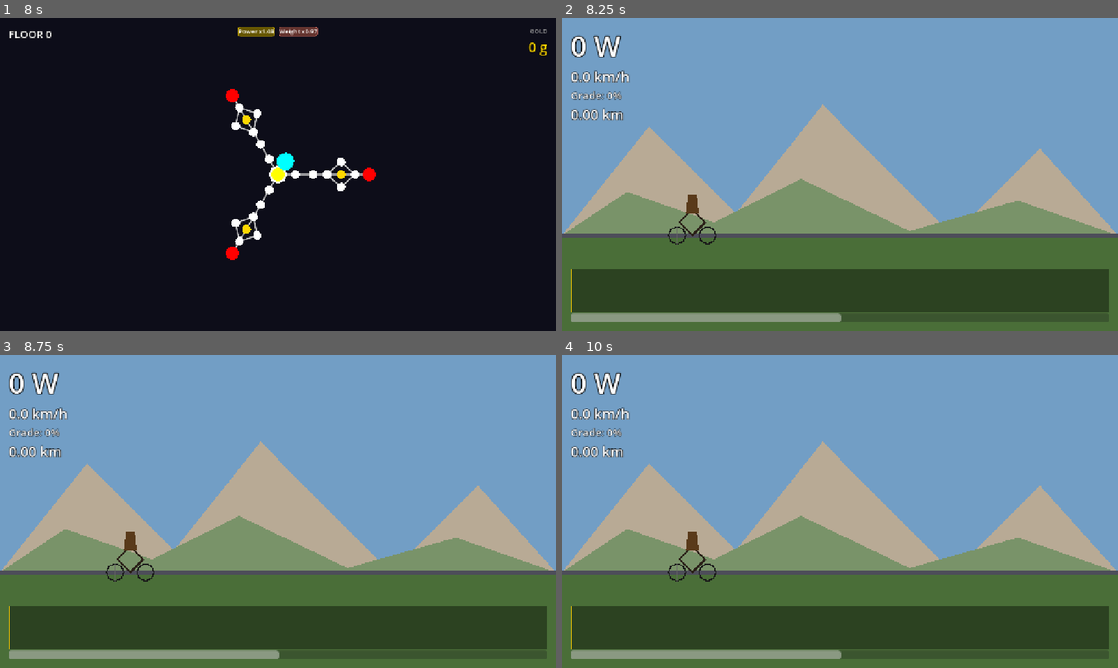
Above: before the commit, frames 1-4 (two rows, left to right).
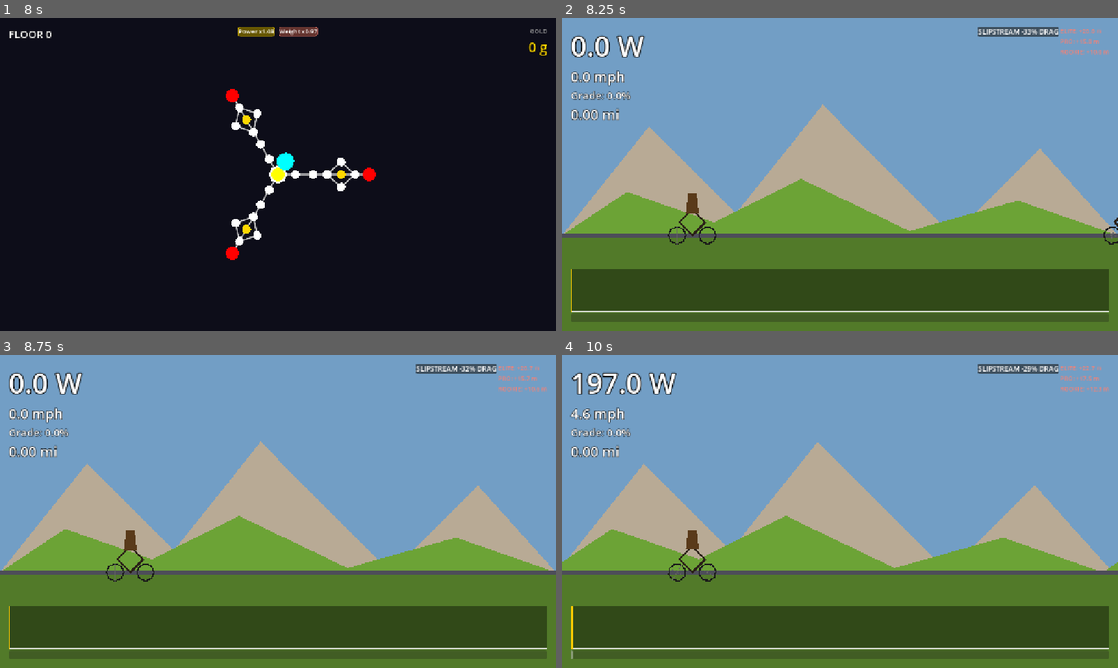
Above: after the commit, the same moments.

Repository: alexkibler/spokes-godot
Game: Godot game, scene res://src/scenes/MenuScene.tscn
The game is run twice, just before and just after one commit, with the same random seed, the same clock (stepped at 60 frames per second) and the same inputs.
Inputs (mouse positions are in pixels of both pictures, inside the frame that each line leads up to):
- Up to frame 1 (8 s): click "Normal" at 0.5 s; click "Normal" at 1.25 s; click "START RUN" at 2 s; tap Enter at 2.75, 4.25, 6.5 s; move the mouse to (400, 158) at 2.77 s; tap R at 2.85, 4.35, 6.6 s; click (400, 158) at 2.92 s; tap Space at 3.5, 5.75, 7.25 s; drag from (166, 190) to (250, 237) at 3.52 s; move the mouse to (333, 105) at 4.27 s; click (333, 105) at 4.42 s; click "Leg Day +4% Power output [COM…" at 5 s; drag from (250, 237) to (111, 127) at 5.77 s; move the mouse to (444, 221) at 6.52 s; click (444, 221) at 6.67 s; drag from (111, 127) to (194, 96) at 7.27 s
- Up to frame 2 (8.25 s): move the mouse to (867, 174) at 8.02 s; tap R at 8.1 s; click (867, 174) at 8.17 s
- Up to frame 3 (8.75 s): no input
- Up to frame 4 (10 s): drag from (756, 433) to (728, 527) at 8.77 s; move the mouse to (962, 495) at 9.52 s; tap R at 9.6 s; click (962, 495) at 9.67 s

Frame 1 is identical in both runs. In frame 2, 11% of the frame differs, in the area x 0-100%, y 2-98%; in frame 3, 11%; in frame 4, 14%.
Error before the commit: Parse Error: Could not resolve class "DraftingPhysics", because of a parser error. (res://src/scenes/GameScene.gd:157)

Commit message:
Fix parser error in DraftingPhysics.gd

Diff:
--- a/src/core/DraftingPhysics.gd
+++ b/src/core/DraftingPhysics.gd
@@ -14,6 +14,4 @@
     if gap_m <= 0.0 or gap_m >= DRAFT_MAX_DISTANCE_M:
         return 0.0
 
-    return DRAFT_MIN_CDA_REDUCTION +
-        (DRAFT_MAX_CDA_REDUCTION - DRAFT_MIN_CDA_REDUCTION) *
-        (1.0 - gap_m / DRAFT_MAX_DISTANCE_M)
+    return DRAFT_MIN_CDA_REDUCTION + (DRAFT_MAX_CDA_REDUCTION - DRAFT_MIN_CDA_REDUCTION) * (1.0 - gap_m / DRAFT_MAX_DISTANCE_M)
